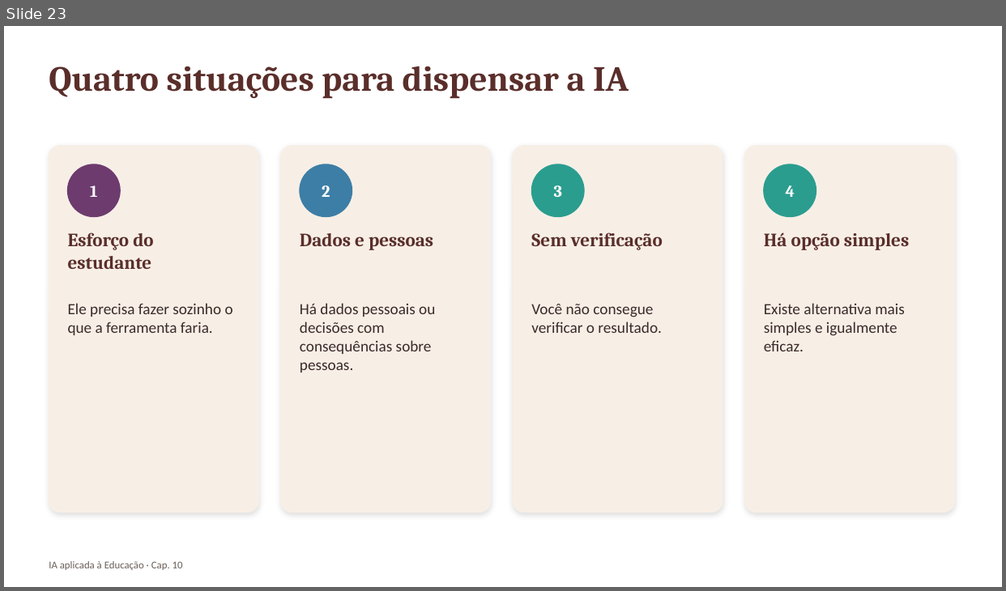
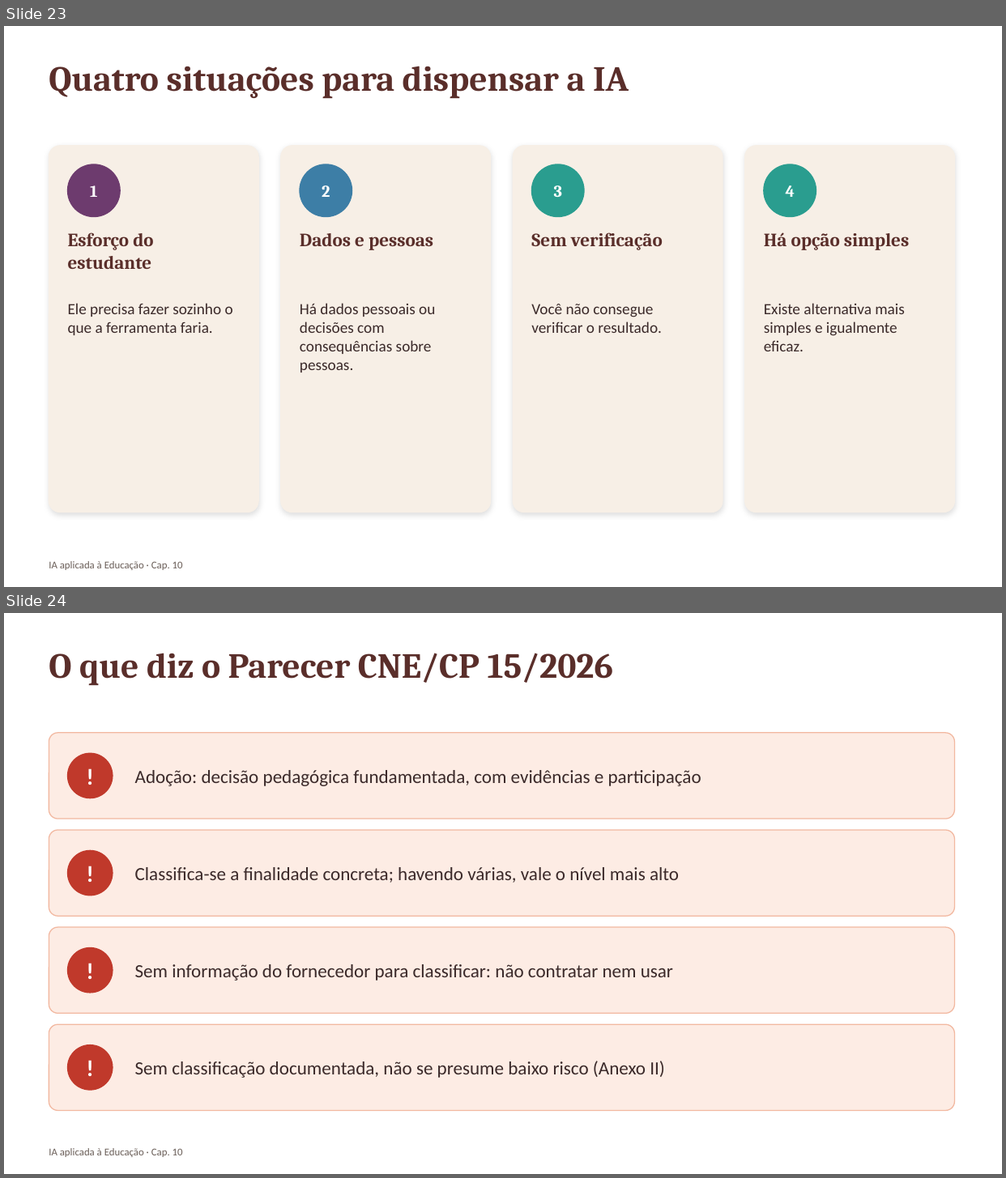
Before and after one commit to arakenmedeiros/claude, a slide deck: livro_ia_educacao/saida/pptx/Cap10_slides.pptx. Shown one above the other, each under a label of ours: slide 23 before the commit, slides 23 and 24 after it. The pictures are 1006x591 and 1006x1178 pixels, drawn with LibreOffice and Linux fonts; fonts in the diff are those of the drawing. Boxes give left, top, right and bottom in pixels: in the first picture for what was removed or moved away, otherwise in the second. Text is boxed around its words. In the diff, an @@ line names an element or a change of style, - is before the commit and + after.

```diff
--- a/livro_ia_educacao/saida/pptx/Cap10_slides.pptx
+++ b/livro_ia_educacao/saida/pptx/Cap10_slides.pptx
@@ slide 24 added at (4, 613, 1002, 1174), background #FFFFFF @@
@@ text added at (49, 653, 613, 686), 34 pt, text #5A2E2A, bold @@
+O que diz o Parecer CNE/CP 15/2026
@@ rounded rectangle added at (49, 733, 955, 819), fill #FDECE4, outline #F2B8A0 1 pt @@
@@ ellipse added at (68, 754, 113, 798), fill #C0392B, outline #C0392B 1 pt @@
@@ text added at (68, 754, 113, 798), 22 pt, text #FFFFFF, bold @@
+!
@@ text added at (135, 770, 701, 786), 18 pt, text #3B2A2A @@
+Adoção: decisão pedagógica fundamentada, com evidências e participação
@@ rounded rectangle added at (49, 830, 955, 916), fill #FDECE4, outline #F2B8A0 1 pt @@
@@ ellipse added at (68, 850, 113, 895), fill #C0392B, outline #C0392B 1 pt @@
@@ text added at (68, 850, 113, 895), 22 pt, text #FFFFFF, bold @@
+!
@@ text added at (135, 867, 679, 883), 18 pt, text #3B2A2A @@
+Classifica-se a finalidade concreta; havendo várias, vale o nível mais alto
@@ rounded rectangle added at (49, 927, 955, 1013), fill #FDECE4, outline #F2B8A0 1 pt @@
@@ ellipse added at (68, 948, 113, 993), fill #C0392B, outline #C0392B 1 pt @@
@@ text added at (68, 948, 113, 993), 22 pt, text #FFFFFF, bold @@
+!
@@ text added at (135, 965, 673, 981), 18 pt, text #3B2A2A @@
+Sem informação do fornecedor para classificar: não contratar nem usar
@@ rounded rectangle added at (49, 1024, 955, 1111), fill #FDECE4, outline #F2B8A0 1 pt @@
@@ ellipse added at (68, 1046, 113, 1091), fill #C0392B, outline #C0392B 1 pt @@
@@ text added at (68, 1046, 113, 1091), 22 pt, text #FFFFFF, bold @@
+!
@@ text added at (135, 1061, 665, 1078), 18 pt, text #3B2A2A @@
+Sem classificação documentada, não se presume baixo risco (Anexo II)
@@ text added at (49, 1148, 183, 1157), 10 pt, text #6B5F59 @@
+IA aplicada à Educação · Cap. 10
```
Also in this commit, not shown: 5 slides changed, 1 other slide added, 1 slide removed, 12 other files.
